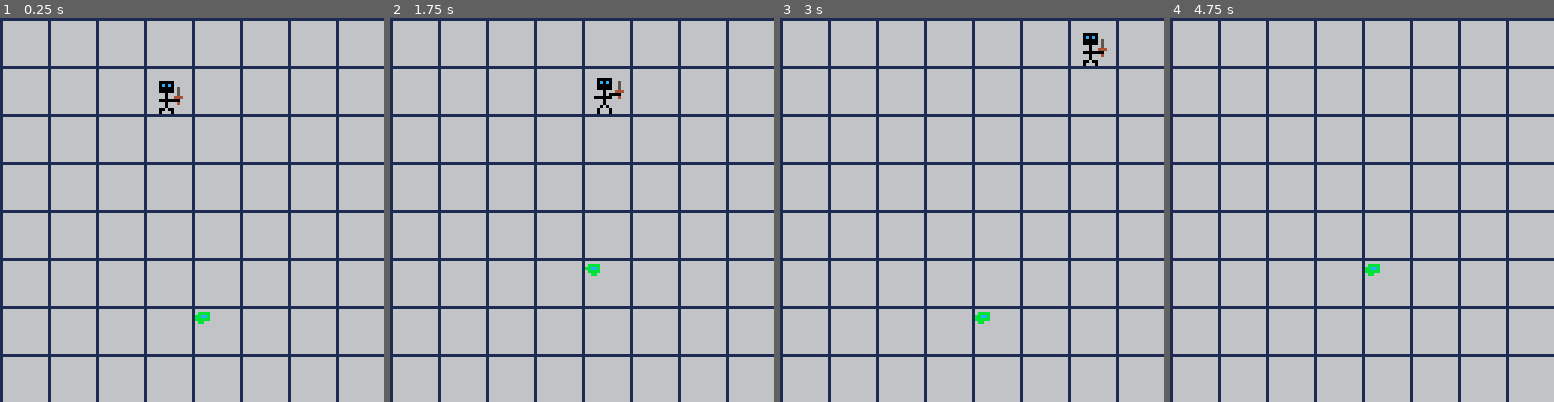
Above: before the commit, frames 1-4 (left to right).
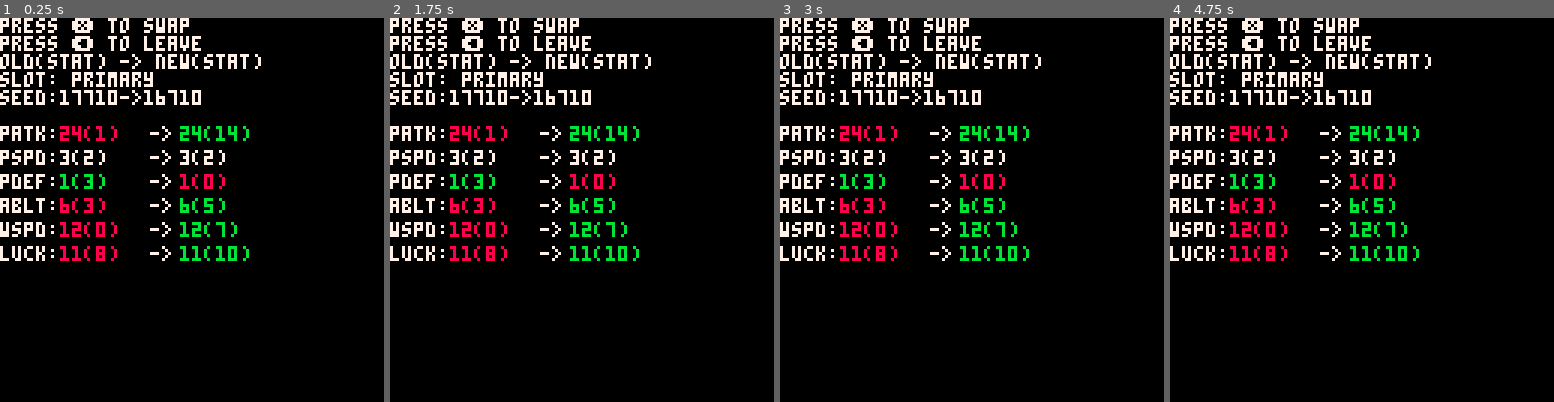
Above: after the commit, the same moments.

Repository: ash2q/into_madness
Game: PICO-8 cartridge into_madness.p8
Two runs of this game, one before a commit and one after it. Both use one fixed random seed, a clock stepped at 60 frames per second and the inputs below.
Inputs:
- Up to frame 1 (0.25 s): no input
- Up to frame 2 (1.75 s): tap X (X key) at 0.33, 1.07 s; tap O (Z key) at 0.7, 1.7 s; hold Right from 1.6 s (still down)
- Up to frame 3 (3 s): tap X (X key) at 1.85, 2.97 s; release Right at 2.1 s; tap O (Z key) at 2.1, 2.5, 2.9 s; hold Up 2.15-2.42 s; hold Right from 2.47 s (still down)
- Up to frame 4 (4.75 s): release Right at 3.03 s; hold Left 3.08-3.58 s; tap O (Z key) every 0.4 s from 3.3 to 4.5 s; hold Down 3.63-3.97 s; hold Right 4.02-4.68 s; tap X (X key) at 4.08 s; hold Up from 4.73 s (still down)

The runs differ from the first frame. In frame 1, 100% of the frame differs, in the area x 0-100%, y 0-100%; in frame 2, 100%; in frame 3, 100%; in frame 4, 100%.

Commit message:
Adding gear swapping/pickup system

Diff:
--- a/into_madness.p8
+++ b/into_madness.p8
@@ -17,6 +17,7 @@
 	dungeon=1,
 	combat=2,
 	inventory=3,
+	swap=4
 }
 anim_c=0
 state=game_state.dungeon
@@ -69,9 +70,12 @@
 	init_tb_enemies()
 	init_gear_slots(p1)
 	tb_spawn_slime(4*16,6*16)
+	equip(p1,int_warrior)
 	sword=gen_sword(20)
 	equip(p1,sword)
 	rebuild_player(p1)
+	state=game_state.swap
+	swap_gear=pri_spear
 end
 
 function _update()
@@ -82,6 +86,12 @@
 	elseif state==game_state.combat
 		then
 		combat_mode()
+	elseif state==game_state.status
+		then
+		status_mode()
+	elseif state==game_state.swap
+		then
+		swap_mode()
 	end
 
 	--play shorts
@@ -358,7 +368,7 @@
 	ent.moves={}
 	ent.actions={}
 	for g in all(ent.gear) do
-		assert(g.moves!=nil)
+		--assert(g.moves!=nil)
 		for m in all(g.moves) do
 			if not contains(
 					ent.moves,m)
@@ -548,6 +558,7 @@
 
 int_slime=nil
 pri_sword=nil
+pri_spear=nil
 
 function init_gear()
 	init_moves()
@@ -573,6 +584,20 @@
 		moves={slash_move},
 		actions={}
 	}
+	roll_stats(pri_sword,40)
+	pri_spear={
+		icon=37,
+		slot=slot_num.primary,
+		name="spear",
+		desc=
+"a primitive spear. seems pretty\n"..
+"basic. faster than expected.",
+		moves={bash_move},
+		actions={}
+	}
+	roll_stats(pri_spear,40)
+
+
 end
 
 
@@ -585,9 +610,7 @@
 	copy_into(e,e_slime)
 	init_gear_slots(e)
 	equip(e,int_slime)
-	printh("before rebuild")
 	rebuild_entity(e)
-	printh("after rebuild")
 	tb_add_entity(e)
 end
 
@@ -596,7 +619,11 @@
 function roll_stats(s,total)
 	roll_num+=1
 	s.aim_total=total
-	s.seed=time()+roll_num
+	local secs=stat(95)
+	local mins=stat(94)
+	local hours=stat(93)
+	local tseed=secs+(mins*60)+(hours*60*60)
+	s.seed=flr(tseed+(time()*1000)+(roll_num*1000)+(s.slot*100))
 	srand(s.seed)
 	aim=total/2
 	--note, no magic yet
@@ -1657,6 +1684,79 @@
 
 
 
+-->8
+--use, swap, status mode
+
+--the different tabs
+page_tab={
+	status,
+	moves,
+}
+
+function status_mode()
+
+end
+
+swap_gear=nil
+function swap_mode()
+	cls()
+	color(7)
+	print("press ❎ to swap")
+	print("press ⬅️ to leave")
+	g1=p1.gear[swap_gear.slot]
+	g2=swap_gear
+	print(
+"old(stat) -> new(stat)")
+	print("slot: "..
+		slot_names[g1.slot])
+	print("seed:"..g1.seed.."->"..g2.seed)
+	y=36
+	print_compare("patk",
+		g1.patk,g2.patk,p1.patk,y)
+	y+=8
+	print_compare("pspd",
+		g1.pspd,g2.pspd,p1.pspd,y)
+	y+=8
+	print_compare("pdef",
+		g1.pdef,g2.pdef,p1.pdef,y)
+	y+=8
+	print_compare("ablt",
+		g1.ablt,g2.ablt,p1.ablt,y)
+	y+=8
+	print_compare("wspd",
+		g1.wspd,g2.wspd,p1.wspd,y)
+	y+=8
+	print_compare("luck",
+		g1.luck,g2.luck,p1.luck,y)
+end
+
+function print_compare(lbl,old,
+		new,total,y)
+	local t_l=""..
+		(total-old)+new
+	local t_r=""..
+		(total-old)+new
+	if old>new then
+		rc=8
+		lc=11
+	elseif old==new then
+		rc=7
+		lc=7
+	else
+		rc=11
+		lc=8
+	end
+	local paren_l="("..
+		old..")"
+	local paren_r="("..
+		new..")"
+	print(""..lbl..":",0,y,7)
+	print(""..t_l..paren_l,
+		20,y,lc)
+	print("->",50,y,7)
+	print(""..t_r..paren_r,
+		60,y,rc)
+end
 __gfx__
 00000000777777777777777777777777777777777777777777777777777777777777777777777777777777777777777777777777000060007777777777777777
 00000000772227777722277777222777772227777777777777777777777777777700077777000777770007777700077777777777000660007700077777000777
@@ -1674,14 +1774,14 @@
 777cc777777cc17777711c779777777779a9977777777777000aa000000cc100000665000000000077c77777771c77777771c7777c77777c1111cc0055556600
 77cc777777cc17777711c7779777777779977777999999970000000000cc100000665000000000007777777777777777777777777c777ccc0000100000005000
 7cc777777cc17777711c7777977777777777777777777777000000000cc10000066500000000000077777777777777777777777777ccc7770000000000000000
-70777707777777777777777770707777557777550000000000000000000000000000000000000000000000000000000000000000000000000000000000000000
-70700707777777777070777705755757577777570000000000000000000000000000000000000000000000000000000000000000000000000000000000000000
-70700707770777777777757777577777777777770000000000000000000000000000000000000000000000000000000000000000000000000000000000000000
-77000077775557777577755755777757577777770000000000000000000000000000000000000000000000000000000000000000000000000000000000000000
-77077077775557777577757755777775577777750000000000000000000000000000000000000000000000000000000000000000000000000000000000000000
-77077077777570777557570755777757777777750000000000000000000000000000000000000000000000000000000000000000000000000000000000000000
-77700777777777777775707775757550577577550000000000000000000000000000000000000000000000000000000000000000000000000000000000000000
-77700777777777777777777777757707575775570000000000000000000000000000000000000000000000000000000000000000000000000000000000000000
+70777707777777777777777770707777557777550000600000000000000000000000000000000000000000000000000000000000000000000000000000000000
+70700707777777777070777705755757577777570006660000000000000000000000000000000000000000000000000000000000000000000000000000000000
+70700707770777777777757777577777777777770006460000000000000000000000000000000000000000000000000000000000000000000000000000000000
+77000077775557777577755755777757577777770000400000000000000000000000000000000000000000000000000000000000000000000000000000000000
+77077077775557777577757755777775577777750000400000000000000000000000000000000000000000000000000000000000000000000000000000000000
+77077077777570777557570755777757777777750000400000000000000000000000000000000000000000000000000000000000000000000000000000000000
+77700777777777777775707775757550577577550000400000000000000000000000000000000000000000000000000000000000000000000000000000000000
+77700777777777777777777777757707575775570000400000000000000000000000000000000000000000000000000000000000000000000000000000000000
 ccccccccbbbbbbbbaaaaaaaa88188888000700000000000000000000000000000000000000000000000000000000000000000000000000000000000000000000
 ccccccccbbbbbbbbaaaaaaaa88881888007700700000000000000000000000000000000000000000000000000000000000000000000000000000000000000000
 c00cc00cb00bb00ba09aa90a80888808070700000000000000000000000000000000000000000000000000000000000000000000000000000000000000000000
